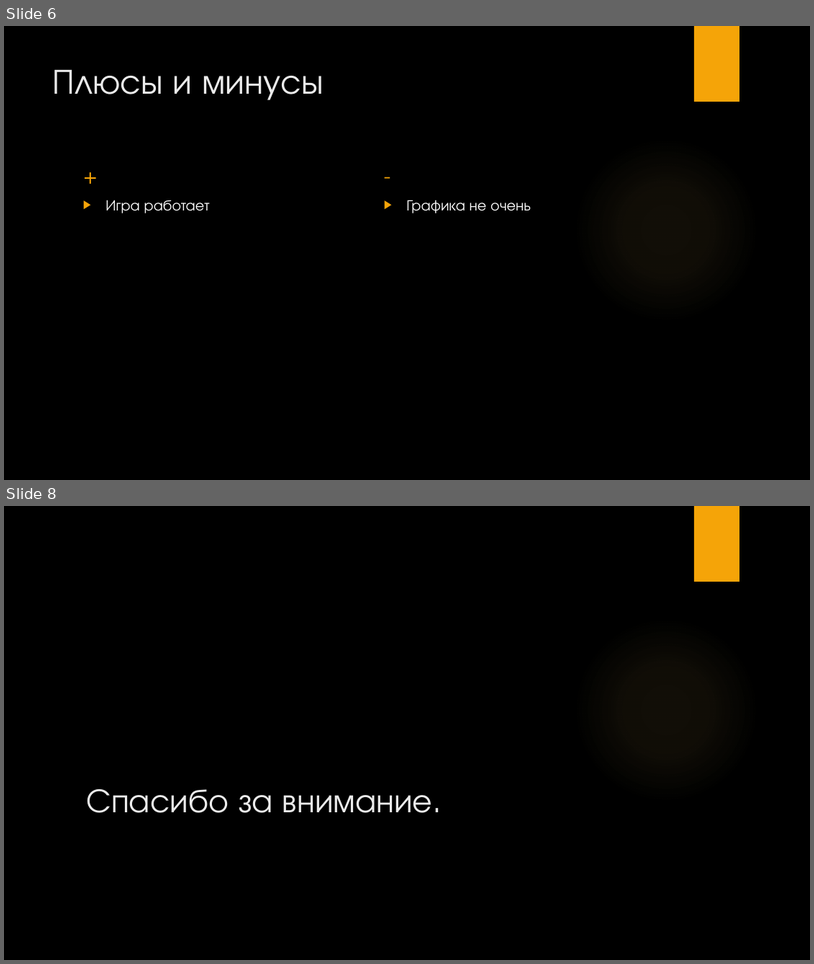
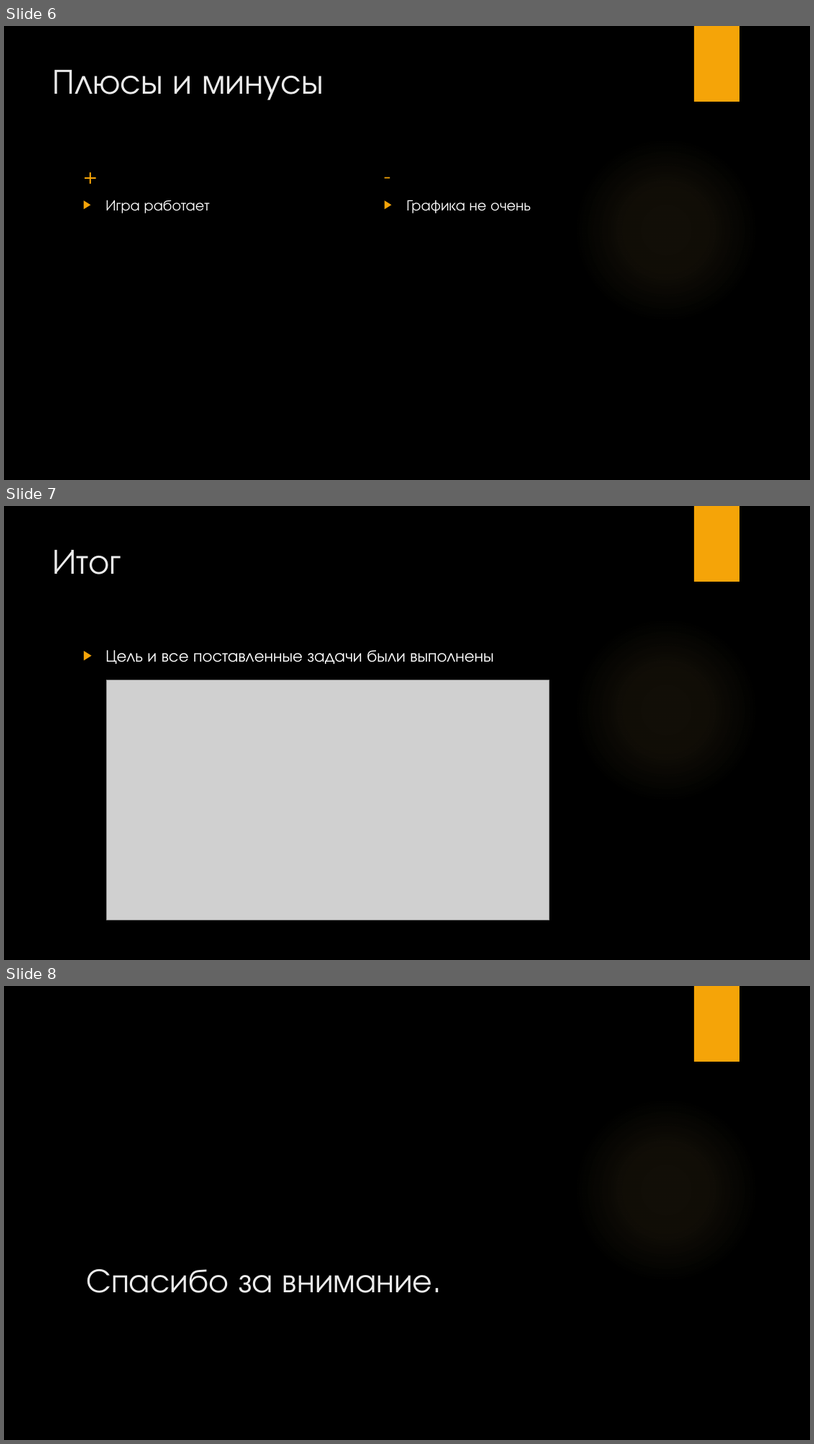
Before and after one commit to kameker/Pydash, a slide deck: Pydash.pptx. Shown one above the other, each under a label of ours: slides 6 and 8 before the commit, slides 6, 7 and 8 after it; the slides between them are not shown. The pictures are 814x964 and 814x1444 pixels, drawn with LibreOffice and Linux fonts; fonts in the diff are those of the drawing; grey boxes stand for pictures; background and template pictures are left out. Boxes give left, top, right and bottom in pixels: in the first picture for what was removed or moved away, otherwise in the second. Text is boxed around its words. In the diff, an @@ line names an element or a change of style, - is before the commit and + after.

```diff
--- a/Pydash.pptx
+++ b/Pydash.pptx
@@ slide 7 added at (4,506,810,960), background picture (left out); not listed: 2 template elements that a slide beside it also shows @@
@@ title added at (53,550,121,574), 42 pt, text #EBEBEB @@
+Итог
@@ text added at (106,650,494,664), 20 pt, text #FFFFFF @@
+▶ Цель и все поставленные задачи были выполнены
@@ picture added at (107,680,550,919) @@
```
Also in this commit, not shown: 2 slides changed, 1 slide removed, 2 other files.
